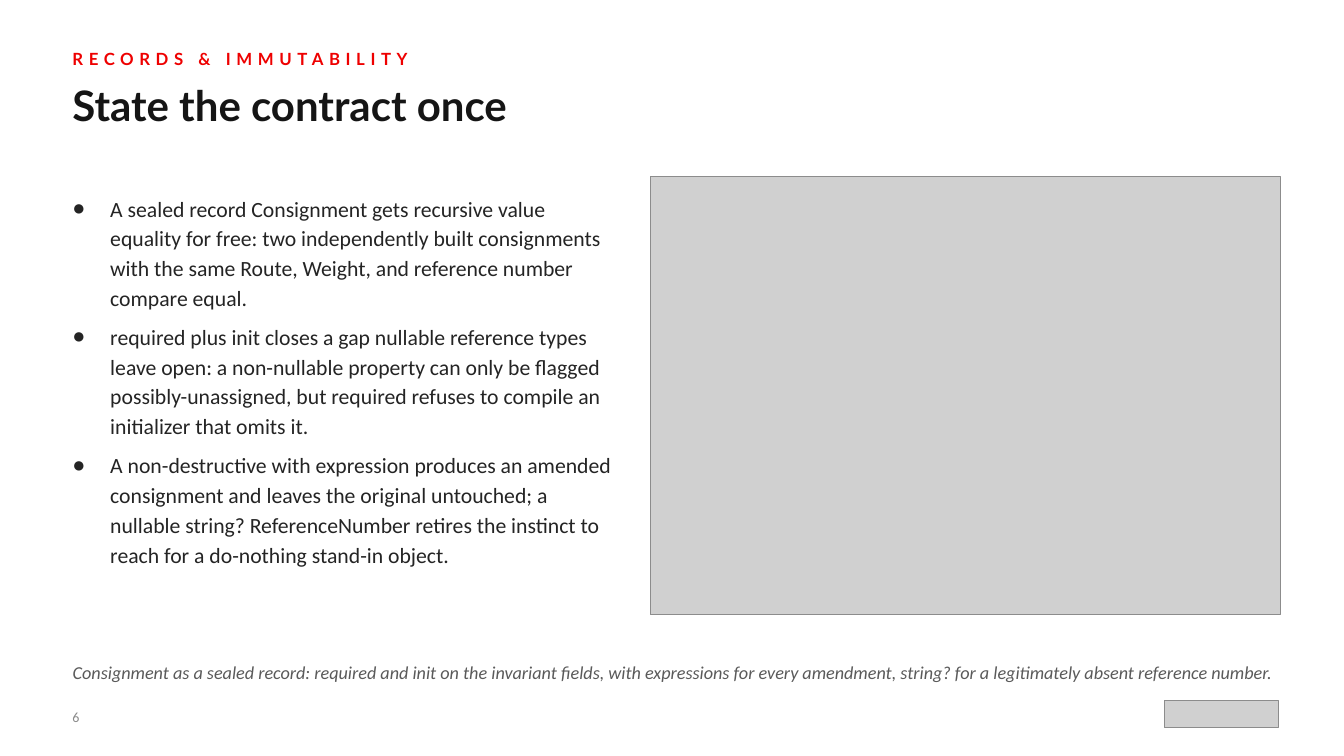
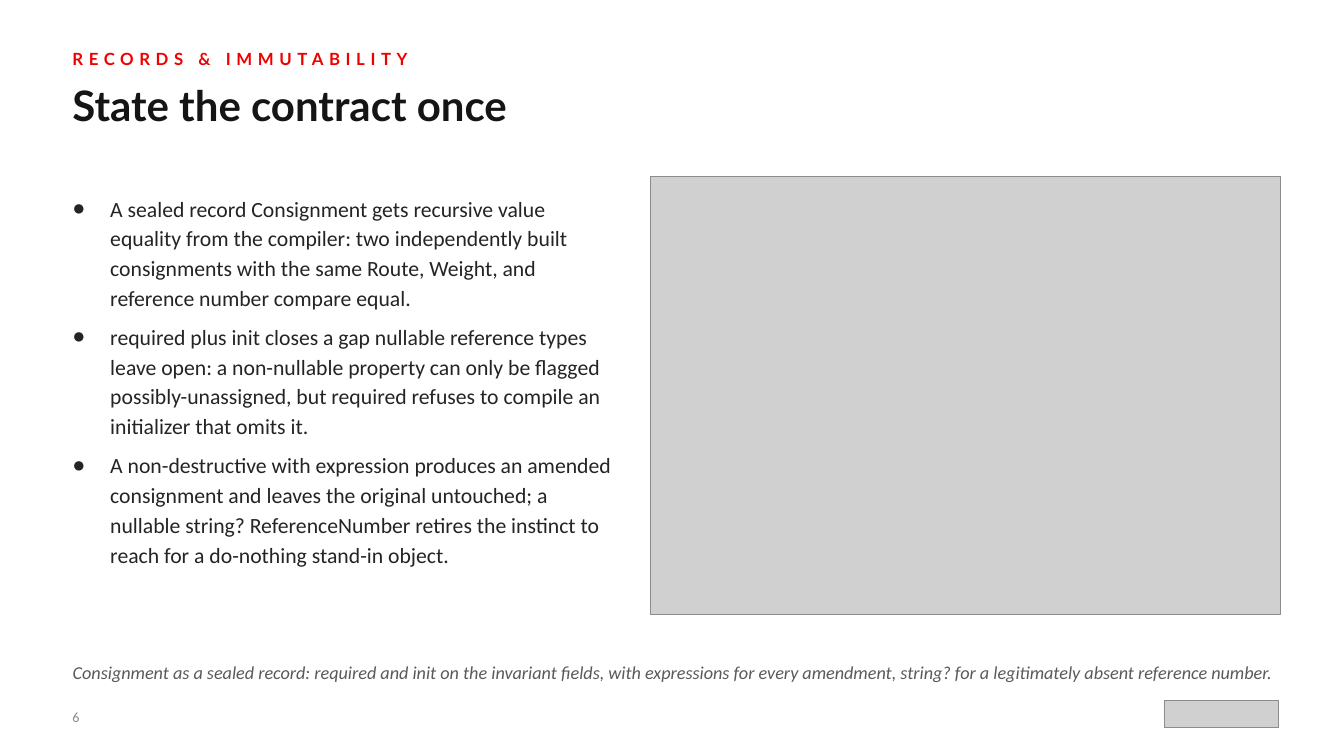
Before and after one commit to patterncatalyst/csharp-design-patterns, a slide deck: slide 6 of presentation/csharp-design-patterns-201-idiomatic-csharp.pptx. Drawn at 1344x756 pixels with LibreOffice and Linux fonts; fonts in the diff are those of the drawing; grey boxes stand for pictures. Boxes give left, top, right and bottom in pixels: in the first picture for what was removed or moved away, otherwise in the second. Text is boxed around its words. In the diff, an @@ line names an element or a change of style, - is before the commit and + after.

```diff
--- a/presentation/csharp-design-patterns-201-idiomatic-csharp.pptx
+++ b/presentation/csharp-design-patterns-201-idiomatic-csharp.pptx
@@ text at bbox=[110, 202, 567, 310]: text changed @@
-● A sealed record Consignment gets recursive value equality for free: two independently built consignments with the same Route, Weight, and reference number compare equal.
+● A sealed record Consignment gets recursive value equality from the compiler: two independently built consignments with the same Route, Weight, and reference number compare equal.
```
Also in this commit, not shown: 9 other slides changed, 1 other file.
